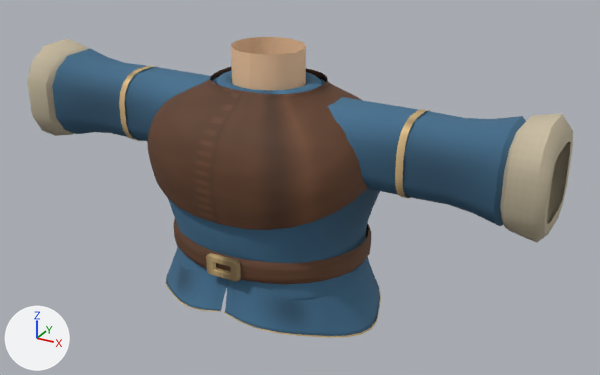
The glTF model src/assets/models/wardrobe/classes/modular/traje_picaro_alba.glb: old version first, new version second.
Both versions are drawn from a camera (50 mm lens) standing at (1.135, -1.888, 1.883) and looking at (0.083, 0.025, 0.926). Arrows for +X, +Y and +Z are at lower left; the lights stay in place. The first picture is the older version. Vertices at exactly the same position are counted once.

Objects in the first picture: 'medieval-sleeve-l', 'medieval-sleeve-r', 'medieval-tunic', 'suit-upperarm-l' and 1 more.
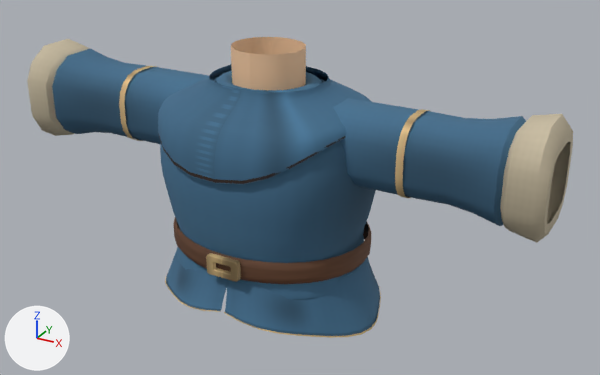
The change, as a diff of the scene's bpy script:
```diff
--- a/src/assets/models/wardrobe/classes/modular/traje_picaro_alba.glb.py
+++ b/src/assets/models/wardrobe/classes/modular/traje_picaro_alba.glb.py
@@ mat_darkleather @@
+mat_darkleather = bpy.data.materials.new('darkLeather')
+# colours: brown #422e24
+# uses the picture img_leather_painted_atlas
+# uses the picture img_leather_seams_and_folds
+# uses the picture img_leather_surface
@@ me_medieval_tunic @@
 # used by ob_medieval_tunic; location = (0.0, 0.0, 0.0)
-me_medieval_tunic.from_pydata(...)  # 2742 vertices, 4888 faces; spans x -0.35..0.35, y -0.285..0.271, z 0.57..1.335
+me_medieval_tunic.from_pydata(...)  # 2709 vertices, 4760 faces; spans x -0.35..0.35, y -0.276..0.269, z 0.57..1.335
+# me_medieval_tunic part 1: the loose piece of 528 vertices spanning x -0.347..0.347, y -0.285..0.271, z 0.915..1.245 is rebuilt with 396 vertices and now spans x -0.302..0.302, y -0.276..0.241, z 1.035..1.25, in mat_tunic
+# me_medieval_tunic part 2: a new loose piece of 99 vertices spanning x -0.302..0.302, y -0.275..0.241, z 1.037..1.159, in mat_darkleather
+# me_medieval_tunic part 3: 262 vertices moved from x -0.335..-0.069, y -0.257..0.257, z 0.728..1.207 to x -0.311..-0.067, y -0.257..0.257, z 0.728..1.207
+# me_medieval_tunic part 4: 262 vertices moved from x 0.069..0.335, y -0.257..0.257, z 0.728..1.207 to x 0.067..0.311, y -0.257..0.257, z 0.728..1.207
 me_medieval_tunic.materials.append(mat_tunic)
@@ me_medieval_tunic @@
 me_medieval_tunic.materials.append(mat_brass)
+me_medieval_tunic.materials.append(mat_darkleather)
```

Boxes (x1, y1, x2, y2) around the edits, measured in the pictures (600 x 375 px; the box of a moved part takes in the faces that stretch with it):
'medieval-tunic', reshaped
    before: (147, 37, 381, 338)
    after: (158, 37, 381, 338)
part 1 of me_medieval_tunic, rebuilt (26% shorter)
    before: (147, 67, 369, 230)
    after: (158, 65, 372, 185)
part 2 of me_medieval_tunic, added
    after: (158, 133, 346, 184)
part 3 of me_medieval_tunic, moved or reshaped
    before: (168, 78, 228, 284)
    after: (160, 77, 228, 284)
part 4 of me_medieval_tunic, moved or reshaped
    before: (222, 76, 380, 299)
    after: (219, 76, 376, 299)
